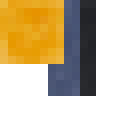
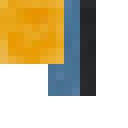
Layers edited between the first and the second (128, 128) image:
added layer "Pasted Layer #2" above "Layer" over [48, 0, 80, 96]
painted on "Layer" over [48, 64, 64, 96]
